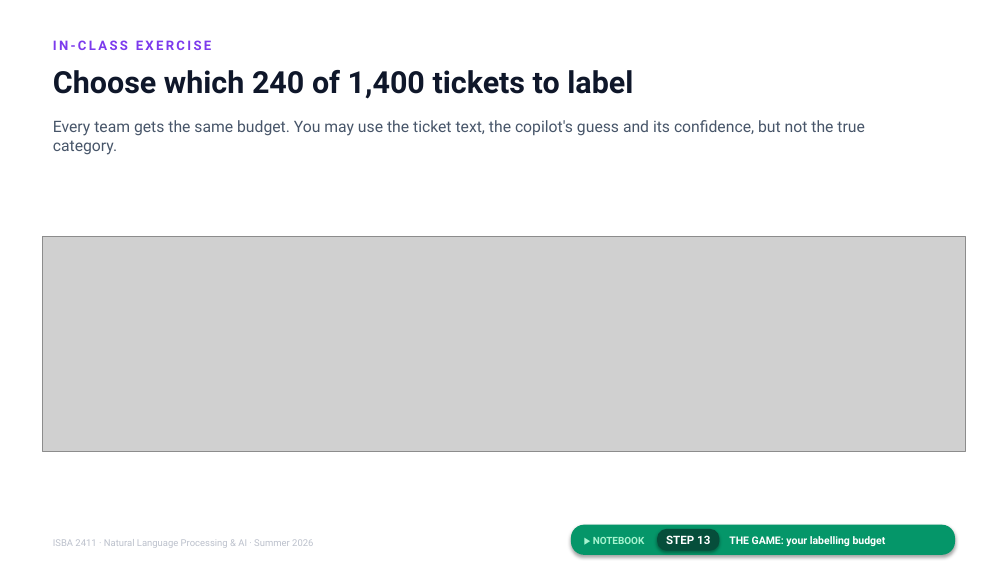
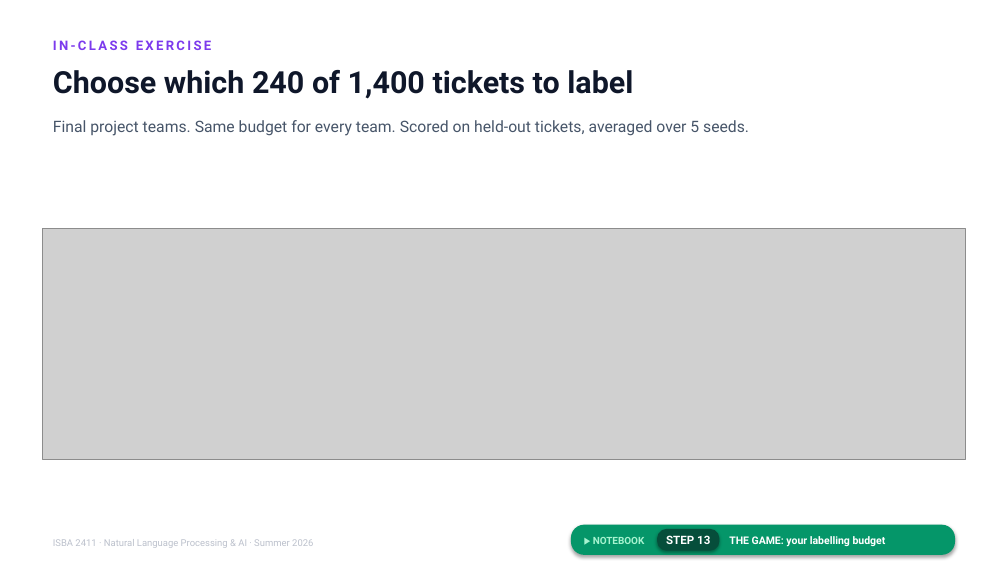
Before and after one commit to JulesMalin/isba2411-nlp, a slide deck: slide 14 of Week 7/L14_Making_It_Yours.pptx. Drawn at 1008x567 pixels with LibreOffice and Linux fonts; fonts in the diff are those of the drawing; grey boxes stand for pictures. Boxes give left, top, right and bottom in pixels: in the first picture for what was removed or moved away, otherwise in the second. Text is boxed around its words. In the diff, an @@ line names an element or a change of style, - is before the commit and + after.

Commit message:
L14 exercise: project teams, 5-seed official scoring, winner criteria

```diff
--- a/Week 7/L14_Making_It_Yours.pptx
+++ b/Week 7/L14_Making_It_Yours.pptx
@@ text at (53,120,749,136): text changed @@
-Every team gets the same budget. You may use the ticket text, the copilot's guess and its confidence, but not the true category.
+Final project teams. Same budget for every team. Scored on held-out tickets, averaged over 5 seeds.
@@ picture: place and size @@
-picture at (43,237,966,452)
+picture at (43,228,966,460)
```
